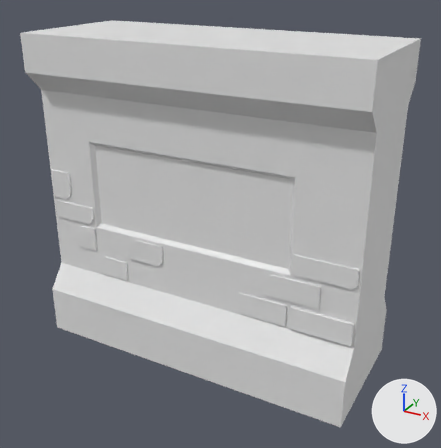
What one commit did to the Blender file env_wallWindow_anyaGupta_01.blend.
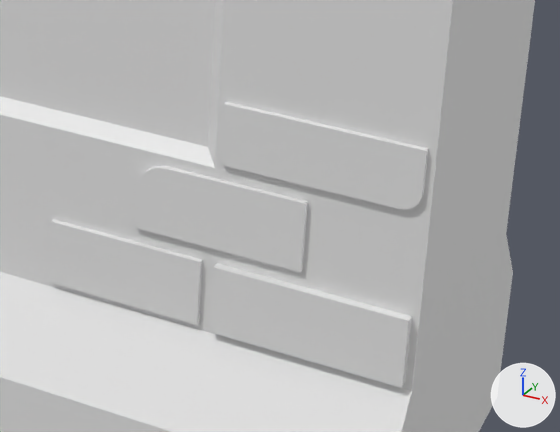
The first picture shows the older version from a 50 mm lens placed at (5.02, -8.88, 6.91), pointed at (0.17, -0.08, 2.51). The close-ups show the older and then the newer version on the part from 50% to 91% of the width and 50% to 81% of the height of that picture. Only the edits that show in the close-ups are written down. Lighting does not change. The marker at lower right points along +X, +Y and +Z.

Before the edit, the objects in view are built like this:
```python
me_cube_001 = bpy.data.meshes.new('Cube.001')
me_cube_001.from_pydata(...)  # 414 vertices, 383 faces; spans x -3.0..3.0, y -1.21..0.0, z -2.88..2.88
ob_cube = bpy.data.objects.new('Cube', me_cube_001)
ob_cube.location = (0.0, 0.0, 2.86)
_m = ob_cube.modifiers.new('Mirror', 'MIRROR')
_m.use_axis = (False, True, False)
_m = ob_cube.modifiers.new('Bevel', 'BEVEL')
_m.width = 0.15
_m.width_pct = 0.15
_m.segments = 3
```
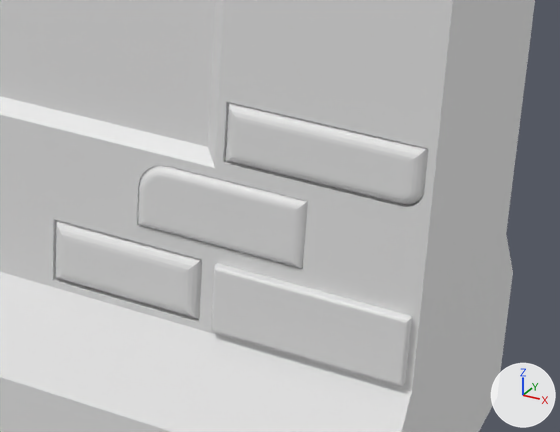
What changed in the scene script:
```text
Change me_cube_001:
    used by ob_cube; location = (0.0, 0.0, 2.86)
    remove me_cube_001.from_pydata(...)  # 414 vertices, 383 faces; spans x -3.0..3.0, y -1.21..0.0, z -2.88..2.88
    add me_cube_001.from_pydata(...)  # 1230 vertices, 1199 faces; spans x -3.0..3.0, y -1.21..0.0, z -2.88..2.88
    me_cube_001 part 1: 2 vertices moved within x 2.44, y -0.93, z -1.51..-1.12; 34 vertices removed from x 0.97..2.96, y -0.93..-0.91, z -1.51..-0.19; 490 vertices added at x 0.97..2.96, y -0.93..-0.83, z -1.51..-0.19
    other edits to the shape of me_cube_001 do not show in these pictures
```

Pixel boxes (x1, y1, x2, y2) of what changed, in the close-ups (560 x 432 px):
part 1 of me_cube_001, cut back: before (50, 102, 428, 388); after (52, 102, 429, 386)
